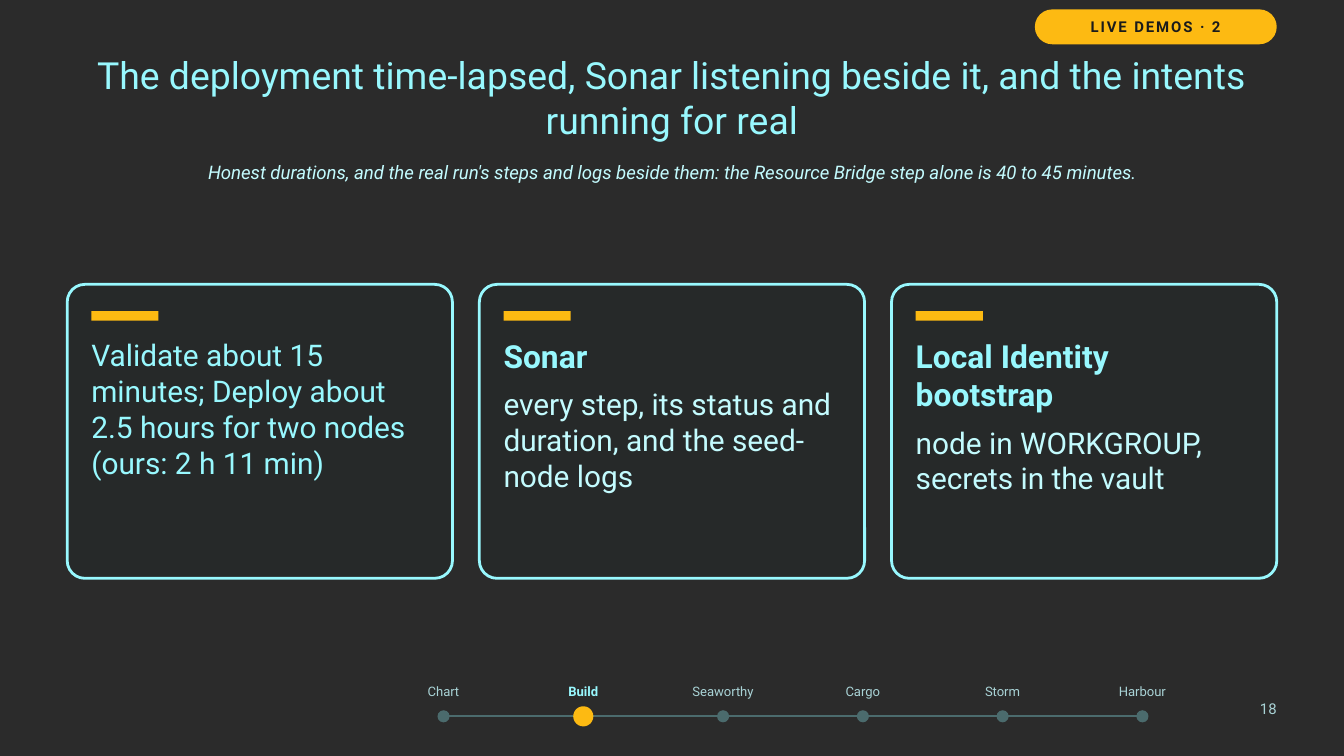
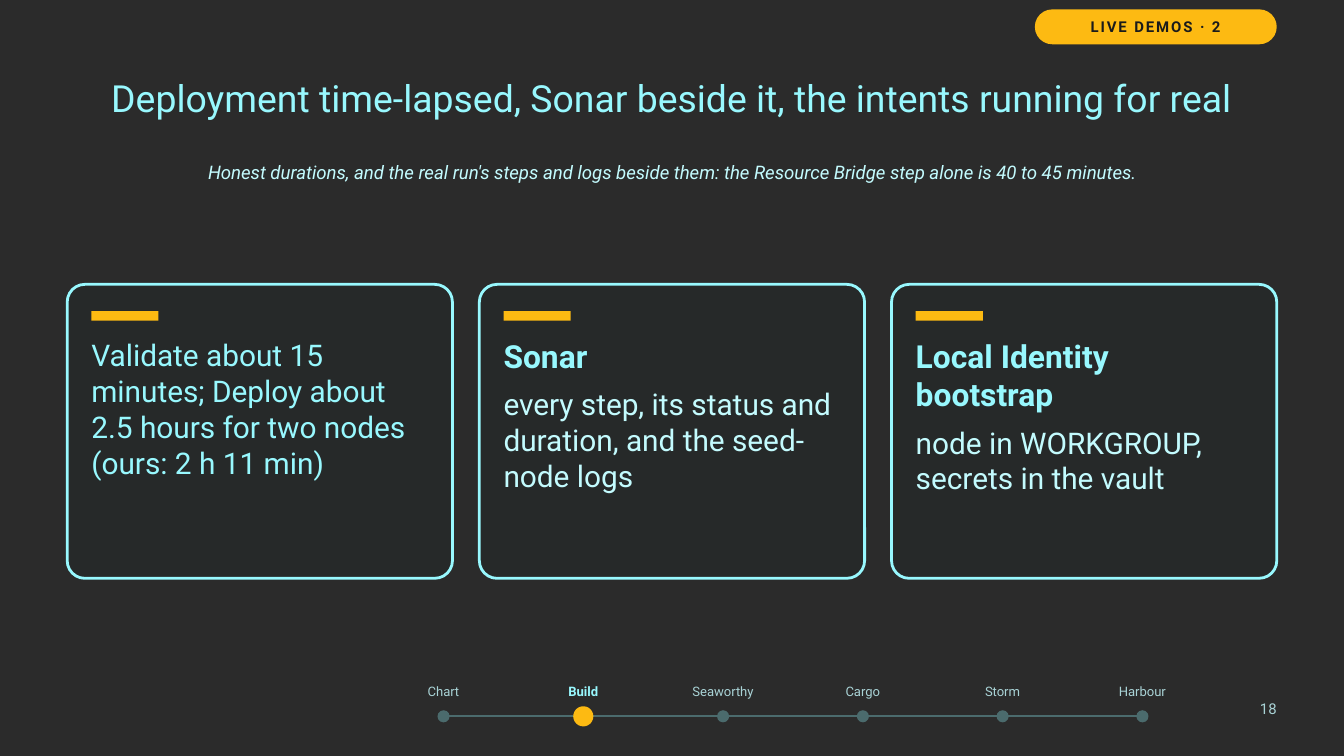
Before and after one commit to thisismydemo/nic2026_azl, a slide deck: slide 18 of presentation/Azure_Local_Discovery_to_Day2_NIC2026.pptx. Drawn at 1344x756 pixels with LibreOffice and Linux fonts; fonts in the diff are those of the drawing; background and template pictures are left out; a plain dark background stands for a picture behind light text. Boxes give left, top, right and bottom in pixels: in the first picture for what was removed or moved away, otherwise in the second. Text is boxed around its words. In the diff, an @@ line names an element or a change of style, - is before the commit and + after.

```diff
--- a/presentation/Azure_Local_Discovery_to_Day2_NIC2026.pptx
+++ b/presentation/Azure_Local_Discovery_to_Day2_NIC2026.pptx
@@ title at [111,83,1231,120]: text changed @@
-The deployment time-lapsed, Sonar listening beside it, and the intents running for real
+Deployment time-lapsed, Sonar beside it, the intents running for real
```
Also in this commit, not shown: 5 other slides changed, 7 other files.
